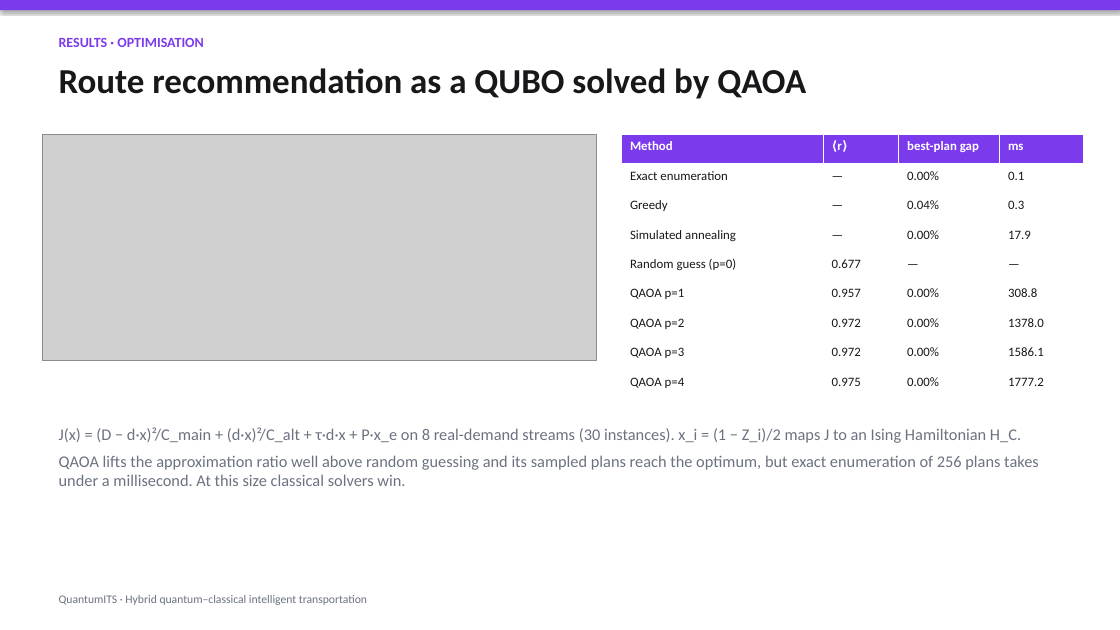
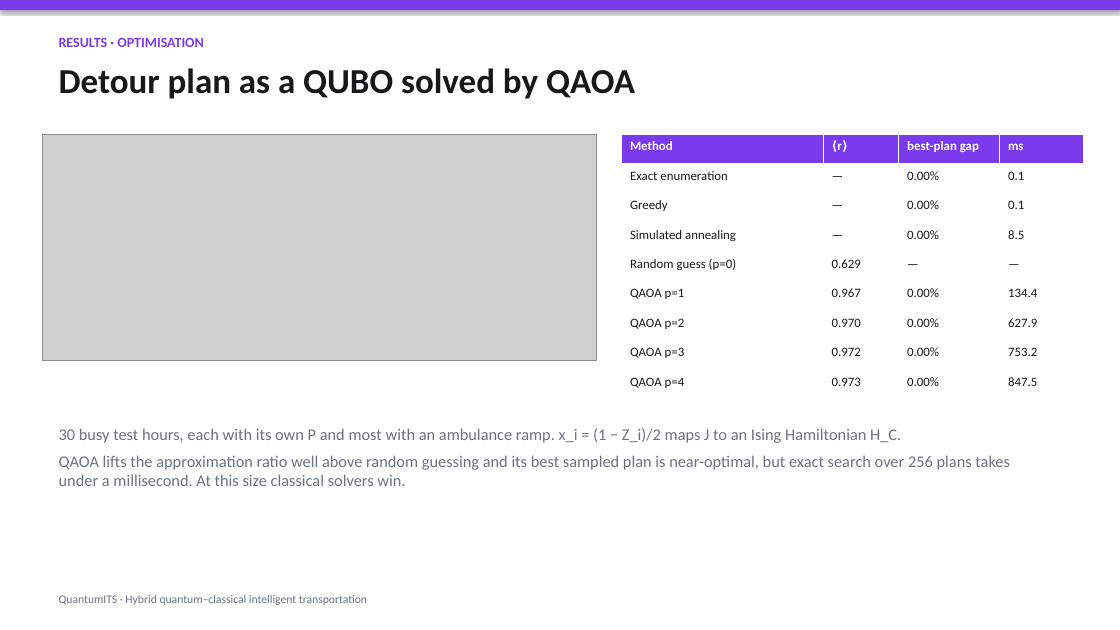
Before and after one commit to NathanC987/quantum-mp, a slide deck: slide 8 of slides/QuantumITS.pptx. Drawn at 1120x630 pixels with LibreOffice and Linux fonts; fonts in the diff are those of the drawing; grey boxes stand for pictures. Boxes give left, top, right and bottom in pixels: in the first picture for what was removed or moved away, otherwise in the second. Text is boxed around its words. In the diff, an @@ line names an element or a change of style, - is before the commit and + after.

```diff
--- a/slides/QuantumITS.pptx
+++ b/slides/QuantumITS.pptx
@@ text at bbox=[59, 68, 635, 99]: text changed @@
-Route recommendation as a QUBO solved by QAOA
+Detour plan as a QUBO solved by QAOA
@@ table at bbox=[622, 134, 1084, 399] @@
-row 3, column 3: 0.04%
+row 3, column 3: 0.00%
-row 3, column 4: 0.3
+row 3, column 4: 0.1
-row 4, column 4: 17.9
+row 4, column 4: 8.5
-row 5, column 2: 0.677
+row 5, column 2: 0.629
-row 6, column 2: 0.957
+row 6, column 2: 0.967
-row 6, column 4: 308.8
+row 6, column 4: 134.4
-row 7, column 2: 0.972
+row 7, column 2: 0.970
-row 7, column 4: 1378.0
+row 7, column 4: 627.9
-row 8, column 4: 1586.1
+row 8, column 4: 753.2
-row 9, column 2: 0.975
+row 9, column 2: 0.973
-row 9, column 4: 1777.2
+row 9, column 4: 847.5
@@ text at bbox=[59, 428, 1010, 486]: text changed @@
-J(x) = (D − d·x)²/C_main + (d·x)²/C_alt + τ·d·x + P·x_e on 8 real-demand streams (30 instances). x_i = (1 − Z_i)/2 maps J to an Ising Hamiltonian H_C.
-QAOA lifts the approximation ratio well above random guessing and its sampled plans reach the optimum, but exact enumeration of 256 plans takes under a millisecond. At this size classical solvers win.
+30 busy test hours, each with its own P and most with an ambulance ramp. x_i = (1 − Z_i)/2 maps J to an Ising Hamiltonian H_C.
+QAOA lifts the approximation ratio well above random guessing and its best sampled plan is near-optimal, but exact search over 256 plans takes under a millisecond. At this size classical solvers win.
```
Also in this commit, not shown: 5 other slides changed, 2 slides added, 2 slides removed, 27 other files.
